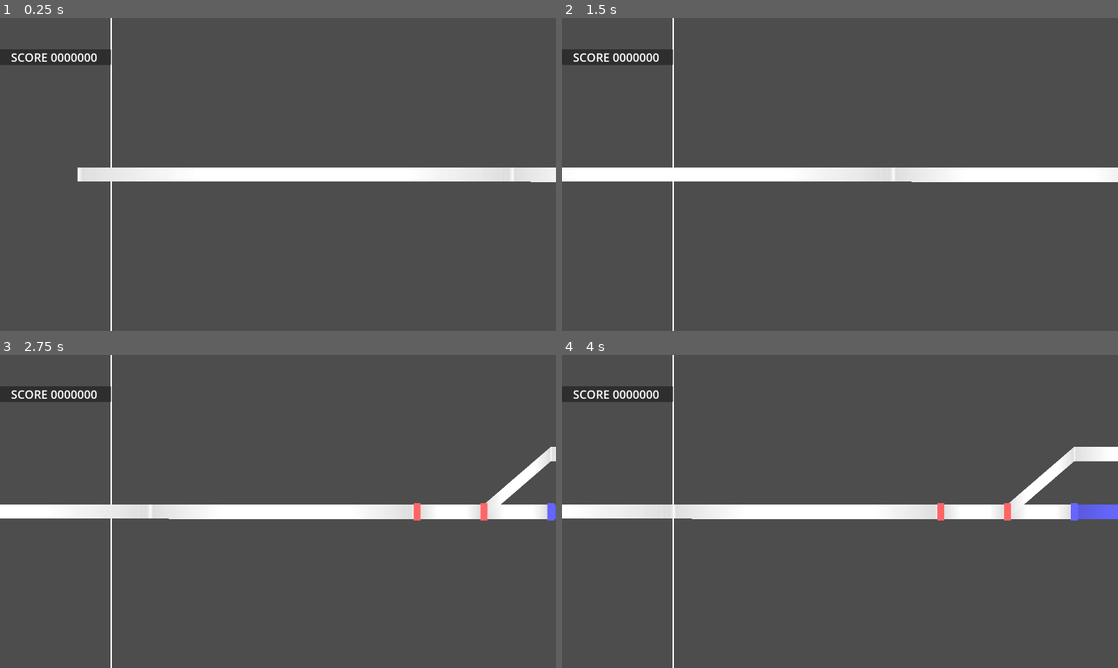
Above: before the commit, frames 1-4 (two rows, left to right).
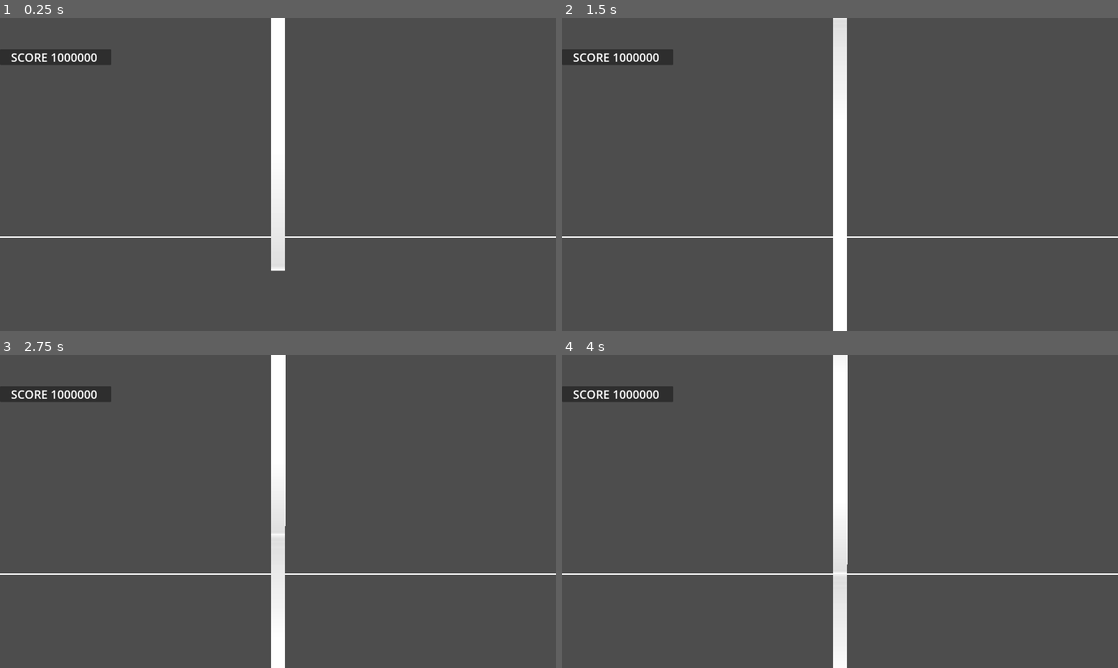
Above: after the commit, the same moments.

Repository: junu192857/Vexatonic-dash-2
Game: Godot game, scene res://Scenes/RhythmScene.tscn
Same seed, same stepped clock (60 frames per second), same inputs: the game is played once before the commit and once after it.
Inputs (mouse positions are in pixels of both pictures, inside the frame that each line leads up to):
- Up to frame 1 (0.25 s): no input
- Up to frame 2 (1.5 s): tap Enter at 0.5 s; move the mouse to (962, 158) at 0.52 s; tap A (a) at 0.6 s; click (962, 158) at 0.67 s; tap D (d) at 0.8 s; drag from (728, 190) to (812, 237) at 1.27 s
- Up to frame 3 (2.75 s): move the mouse to (333, 442) at 2.02 s; tap J (j) at 2.1 s; click (333, 442) at 2.17 s; tap K (k) at 2.3 s
- Up to frame 4 (4 s): drag from (812, 574) to (673, 464) at 2.77 s; tap Space at 3.5 s; move the mouse to (1006, 558) at 3.52 s; tap L (l) at 3.6 s; click (1006, 558) at 3.67 s; tap S (s) at 3.8 s

The runs differ from the first frame. In frame 1, 6.3% of the frame differs, in the area x 0-100%, y 0-100%; in frame 2, 7.5%; in frame 3, 8.2%; in frame 4, 8.5%.

Commit message:
Suregi 모드 추가

Diff:
--- a/vexatonic-dash-2/Scenes/RhythmScene.tscn
+++ b/vexatonic-dash-2/Scenes/RhythmScene.tscn
@@ -28,6 +28,7 @@
 script = ExtResource("6_4pq8y")
 
 [node name="Camera2D" type="Camera2D" parent="RhythmManager/CameraManager" unique_id=298517082]
+ignore_rotation = false
 
 [node name="IngameDataManager" type="Node" parent="RhythmManager" unique_id=1191127505]
 script = ExtResource("7_wjq5j")
--- a/vexatonic-dash-2/Scripts/Scripts_without_Node/CameraManager.gd
+++ b/vexatonic-dash-2/Scripts/Scripts_without_Node/CameraManager.gd
@@ -12,8 +12,13 @@
 	pass
 
 func set_default_position():
-	var vp = get_viewport().get_visible_rect().size.x / camera.zoom.x
-	camera.position = Vector2(vp * 0.3, 0.0)
+	if (Setting.gamemode == Setting.GAMEMODE.Suregi):
+		camera.rotation = deg_to_rad(90)
+		var vp_height = get_viewport().get_visible_rect().size.y / camera.zoom.y
+		camera.position = Vector2(vp_height * 0.2, 0.0)
+	else:
+		var vp = get_viewport().get_visible_rect().size.x / camera.zoom.x
+		camera.position = Vector2(vp * 0.3, 0.0)
 
 func move(time:float):
 	position = Vector2(Setting.get_posx_from_time(time), 0.0)
--- a/vexatonic-dash-2/Scripts/Scripts_without_Node/Setting.gd
+++ b/vexatonic-dash-2/Scripts/Scripts_without_Node/Setting.gd
@@ -30,8 +30,9 @@
 static var INFINITE = 99999999
 
 # ==================== 플레이어 세팅 ========================
+
 enum SCORE_DISPLAY {Increasing, Decreasing}
 enum GAMEMODE {Normal_Character, Normal_line, Suregi}
 
-static var score_display = SCORE_DISPLAY.Increasing
-static var gamemode = GAMEMODE.Normal_line
+static var score_display = SCORE_DISPLAY.Decreasing
+static var gamemode = GAMEMODE.Suregi
